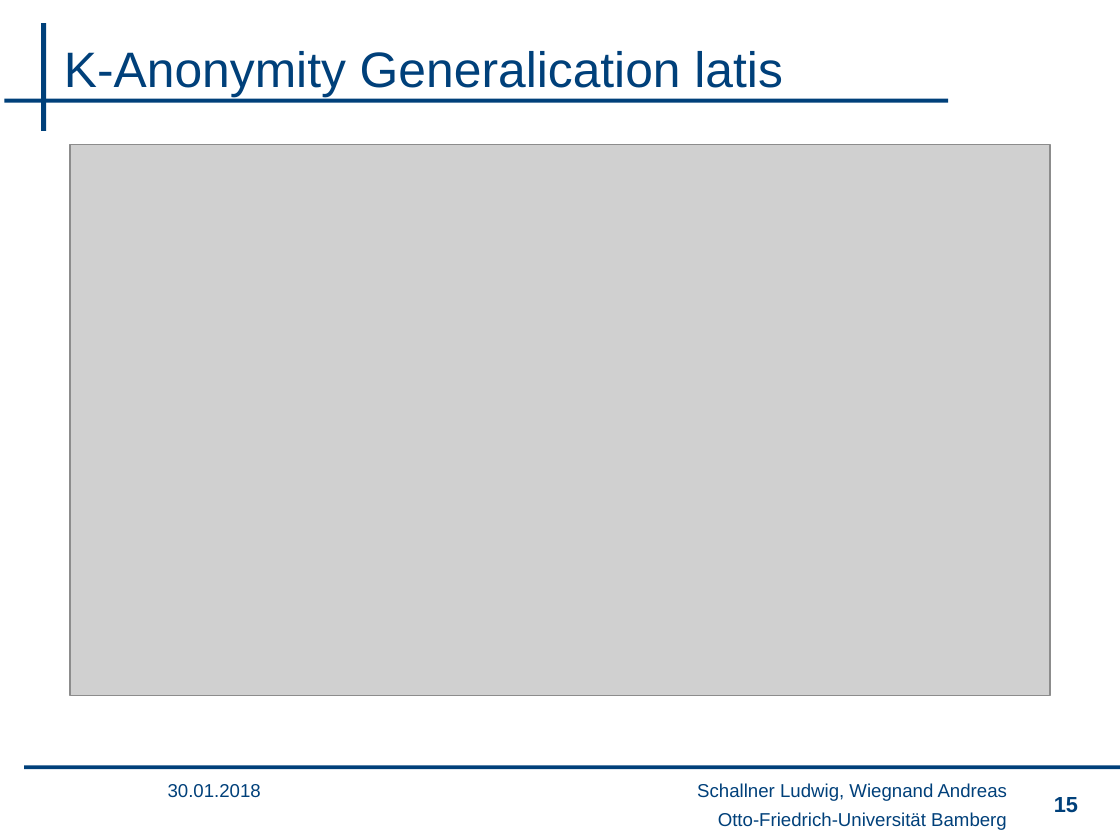
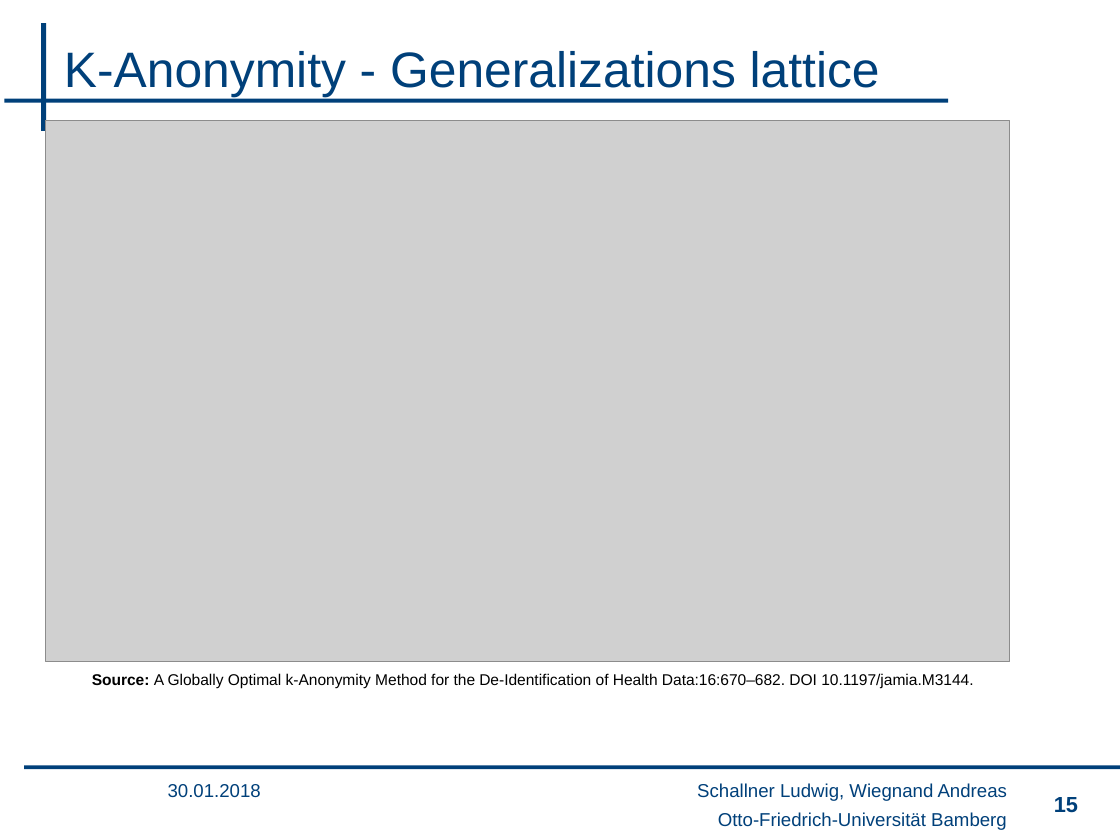
Before and after one commit to wsgan001/PSI-MSem, a slide deck: slide 15 of presentation/sicherheits_final_anV2.pptx. Drawn at 1120x840 pixels with LibreOffice and Linux fonts; fonts in the diff are those of the drawing; grey boxes stand for pictures; background and template pictures are left out. Boxes give left, top, right and bottom in pixels: in the first picture for what was removed or moved away, otherwise in the second. Text is boxed around its words. In the diff, an @@ line names an element or a change of style, - is before the commit and + after.

```diff
--- a/presentation/sicherheits_final_anV2.pptx
+++ b/presentation/sicherheits_final_anV2.pptx
@@ title at [64, 51, 880, 97]: text changed @@
-K-Anonymity Generalication latis
+K-Anonymity - Generalizations lattice
@@ picture: place and size @@
-picture at [69, 144, 1049, 696]
+picture at [46, 120, 1010, 662]
@@ text added at [92, 673, 973, 688], 10 pt, text #000000 @@
+Source: A Globally Optimal k-Anonymity Method for the De-Identification of Health Data:16:670–682. DOI 10.1197/jamia.M3144.
```
Also in this commit, not shown: 10 other slides changed, 1 slide added.
